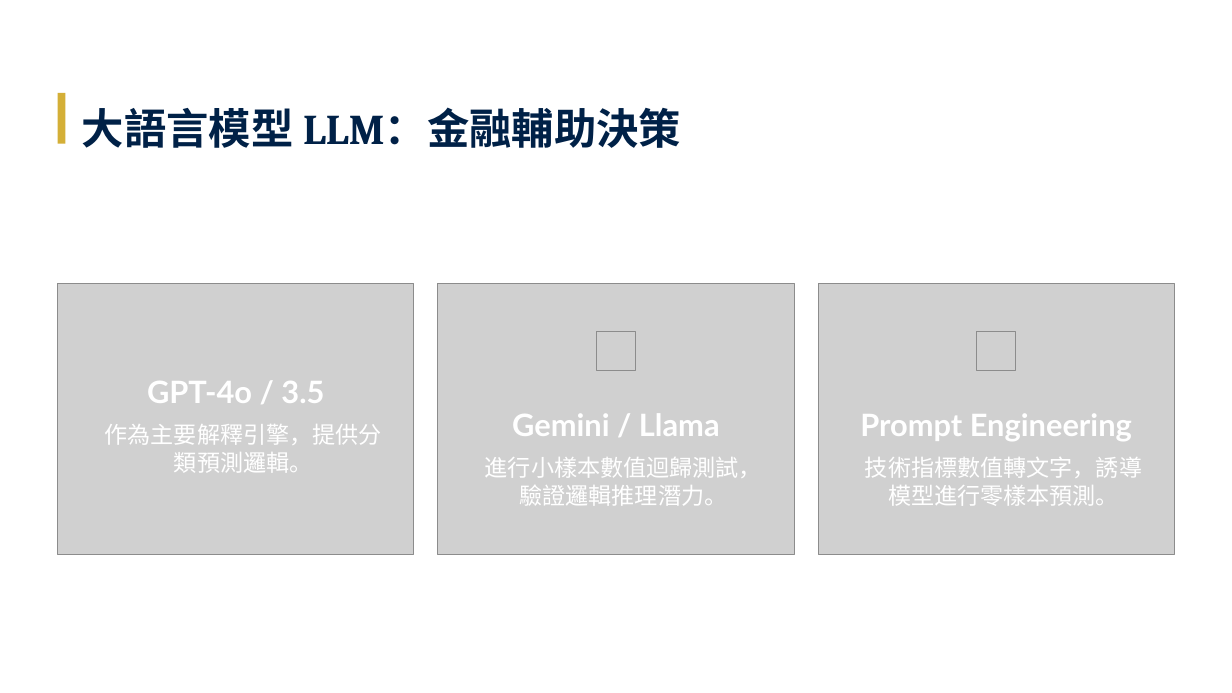
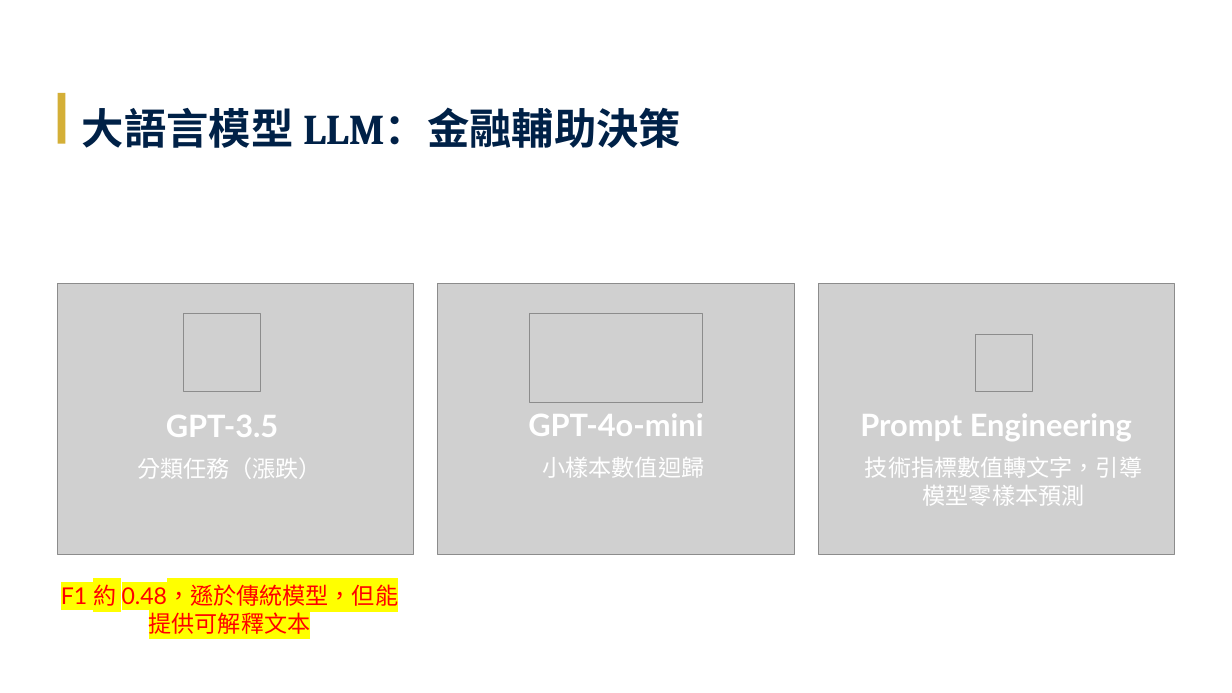
Before and after one commit to Tzu-Lin/ETF-AI-Project, a slide deck: slide 10 of 林子瑜-LLM_ETF.pptx. Drawn at 1232x693 pixels with LibreOffice and Linux fonts; fonts in the diff are those of the drawing; grey boxes stand for pictures. Boxes give left, top, right and bottom in pixels: in the first picture for what was removed or moved away, otherwise in the second. Text is boxed around its words. In the diff, an @@ line names an element or a change of style, - is before the commit and + after.

```diff
--- a/林子瑜-LLM_ETF.pptx
+++ b/林子瑜-LLM_ETF.pptx
@@ picture added at <box>184,314,262,392</box> @@
@@ picture added at <box>530,314,703,404</box> @@
@@ picture removed at <box>597,332,636,371</box> @@
@@ picture: place and size @@
-picture at <box>977,332,1016,371</box>
+picture at <box>975,335,1032,391</box>
@@ text at <box>166,415,279,437</box>: text changed @@
-GPT-4o / 3.5
+GPT-3.5
@@ text at <box>528,414,703,436</box>: text changed @@
-Gemini / Llama
+GPT-4o-mini
@@ text at <box>137,458,322,479</box>: text changed @@
-作為主要解釋引擎，提供分類預測邏輯。
+分類任務（漲跌）
@@ text at <box>543,457,705,477</box>: text changed @@
-進行小樣本數值迴歸測試，驗證邏輯推理潛力。
+小樣本數值迴歸
@@ text at <box>865,457,1142,505</box>: text changed @@
-技術指標數值轉文字，誘導模型進行零樣本預測。
+技術指標數值轉文字，引導模型零樣本預測
@@ text added at <box>61,584,399,638</box>, 18 pt, text #FF0000 @@
+F1 約 0.48，遜於傳統模型，但能提供可解釋文本
```
Also in this commit, not shown: 12 other slides changed, 5 other files.
